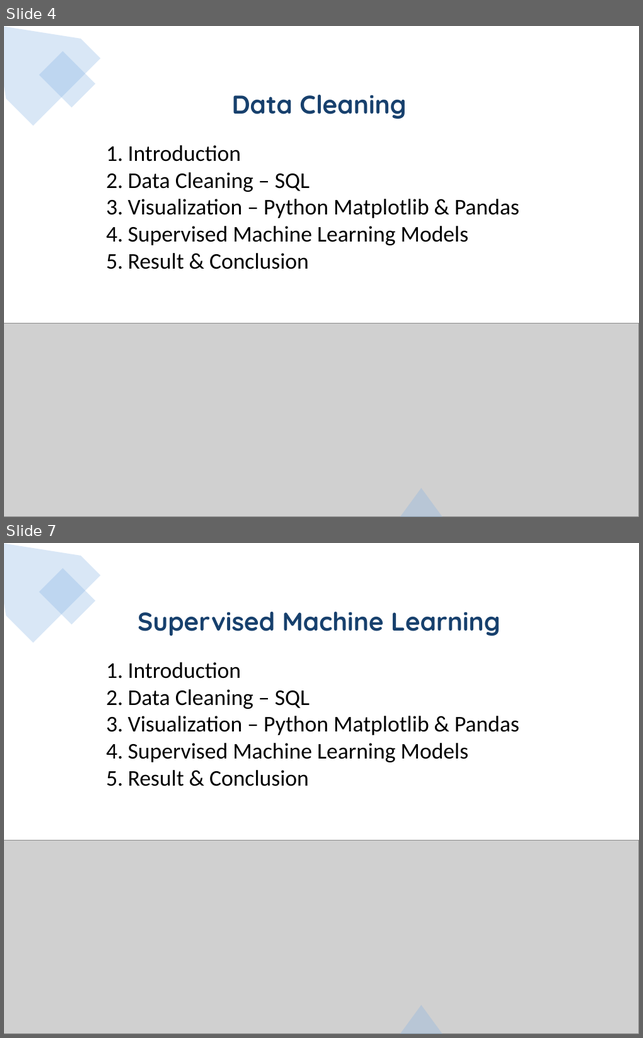
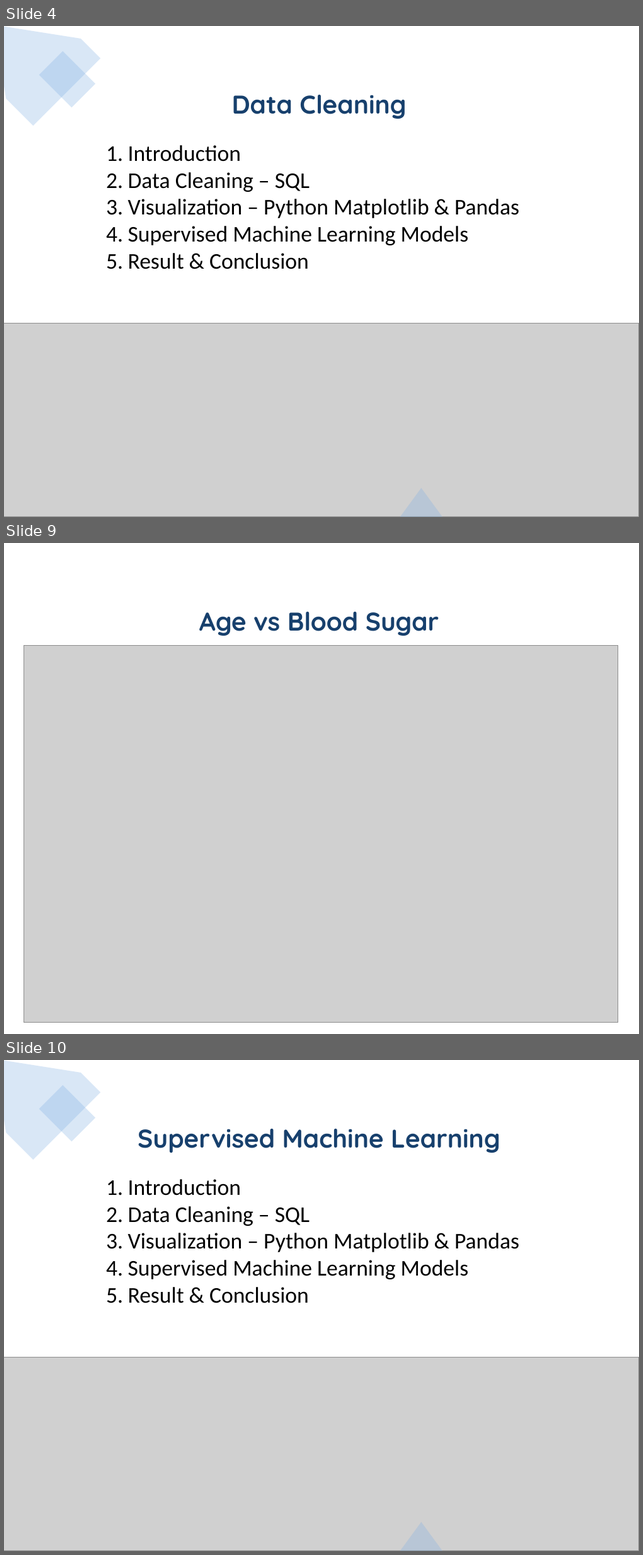
Before and after one commit to jojoalva/Stroke-Project-4, a slide deck: Project4_presentation_draft.pptx. Shown one above the other, each under a label of ours: slides 4 and 7 before the commit, slides 4, 9 and 10 after it; the slides between them are not shown. The pictures are 643x1038 and 643x1555 pixels, drawn with LibreOffice and Linux fonts; fonts in the diff are those of the drawing; grey boxes stand for pictures. Boxes give left, top, right and bottom in pixels: in the first picture for what was removed or moved away, otherwise in the second. Text is boxed around its words. In the diff, an @@ line names an element or a change of style, - is before the commit and + after.

```diff
--- a/Project4_presentation_draft.pptx
+++ b/Project4_presentation_draft.pptx
@@ slide 9 added at (4,543,639,1034), background #FFFFFF; not listed: 2 template elements that a slide beside it also shows @@
@@ rectangle added at (4,543,639,1034), fill #FFFFFF @@
@@ text added at (199,612,439,636), 32 pt, text #17406D, bold @@
+Age vs Blood Sugar
@@ picture added at (24,645,614,1022) @@
@@ picture added at (24,645,618,1022) @@
@@ what was slide 7 is now slide 10 @@
```
Also in this commit, not shown: 4 other slides added, 2 slides removed, 18 other files.
